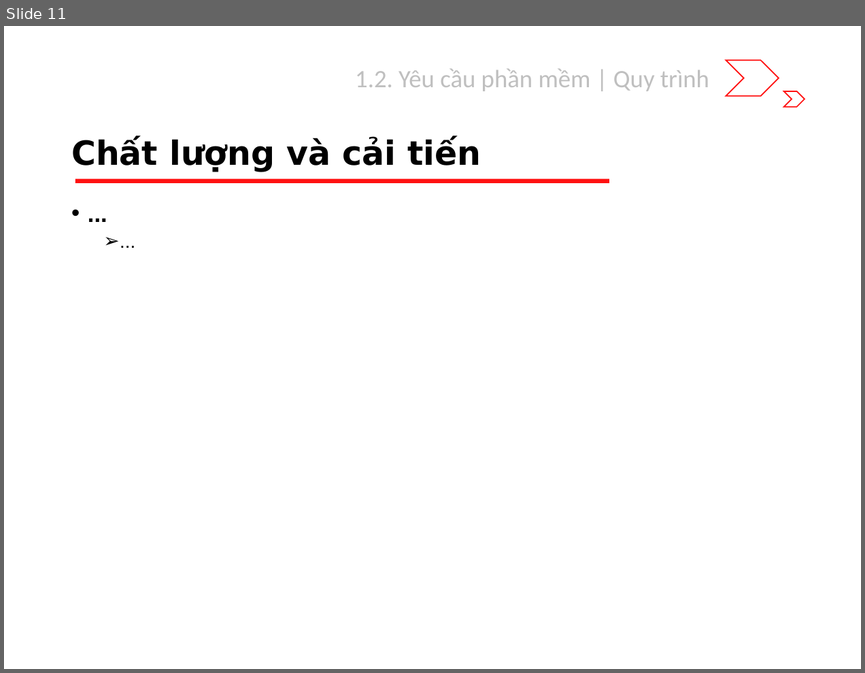
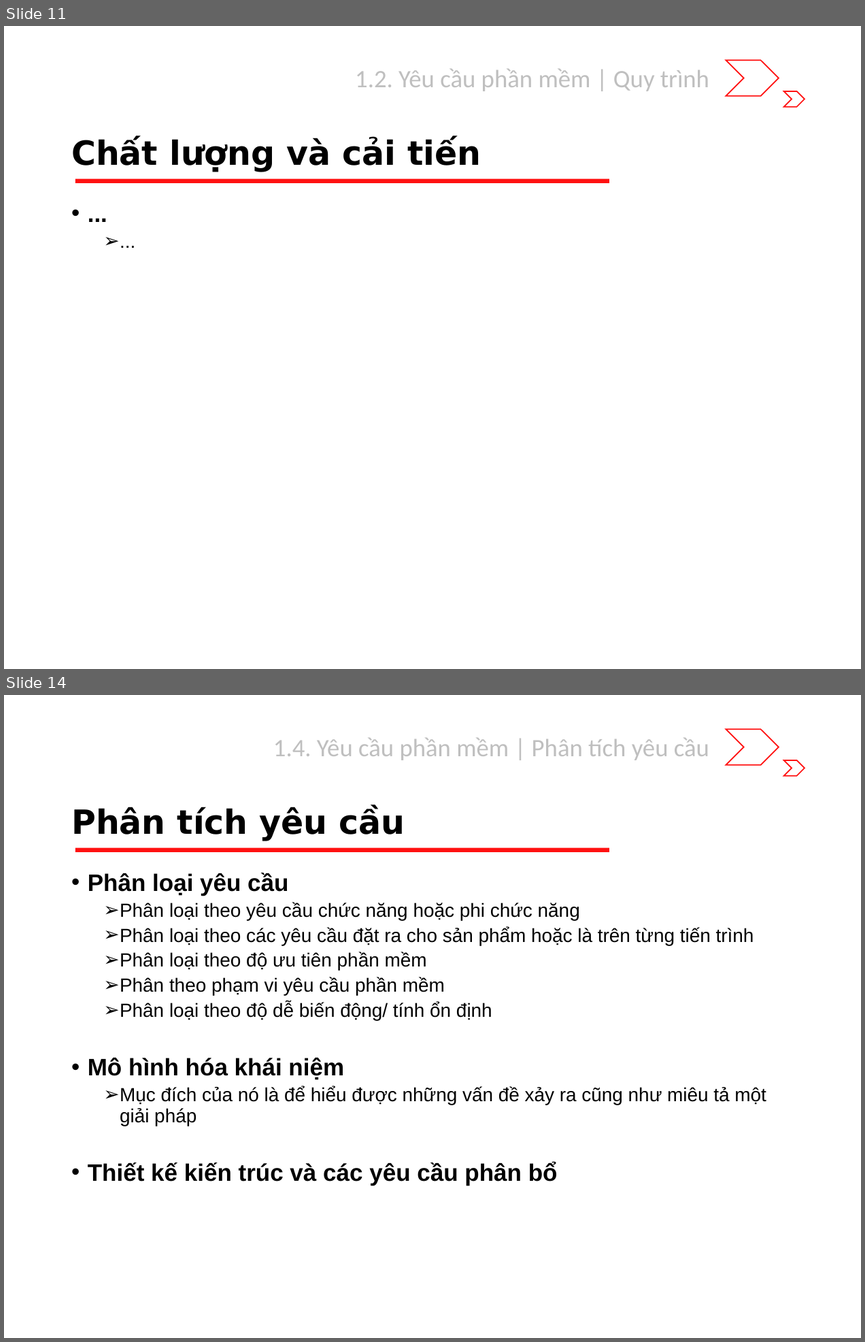
Before and after one commit to riverspart/uet-adv-sw-engineering, a slide deck: slide/release/chapter_1/slide.pptx. Shown one above the other, each under a label of ours: slide 11 before the commit, slides 11 and 14 after it; the slides between them are not shown. The pictures are 865x673 and 865x1342 pixels, drawn with LibreOffice and Linux fonts; fonts in the diff are those of the drawing. Boxes give left, top, right and bottom in pixels: in the first picture for what was removed or moved away, otherwise in the second. Text is boxed around its words. In the diff, an @@ line names an element or a change of style, - is before the commit and + after.

```diff
--- a/slide/release/chapter_1/slide.pptx
+++ b/slide/release/chapter_1/slide.pptx
@@ slide 14 added at [4,695,861,1338], background #FFFFFF; not listed: 3 template elements that a slide beside it also shows @@
@@ text added at [273,738,709,760], 21 pt, text #BFBFBF @@
+1.4. Yêu cầu phần mềm | Phân tích yêu cầu
@@ title added at [71,807,405,841], 28 pt, text #000000, bold @@
+Phân tích yêu cầu
@@ text added at [88,872,766,1185], 16 pt, text #000000 @@
+• Phân loại yêu cầu
+  ➢ Phân loại theo yêu cầu chức năng hoặc phi chức năng
+  ➢ Phân loại theo các yêu cầu đặt ra cho sản phẩm hoặc là trên từng tiến trình
+  ➢ Phân loại theo độ ưu tiên phần mềm
+  ➢ Phân theo phạm vi yêu cầu phần mềm
+  ➢ Phân loại theo độ dễ biến động/ tính ổn định
+• Mô hình hóa khái niệm
+  ➢ Mục đích của nó là để hiểu được những vấn đề xảy ra cũng như miêu tả một giải pháp
+• Thiết kế kiến trúc và các yêu cầu phân bổ
```
Also in this commit, not shown: 1 slide changed, 15 other slides added.
